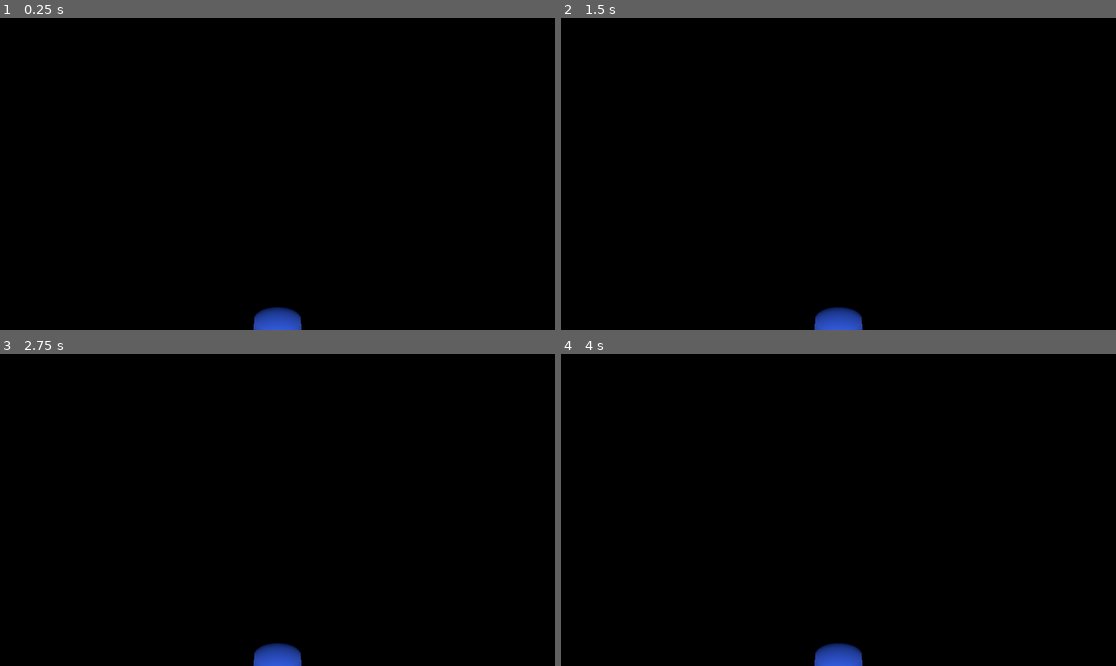
Above: before the commit, frames 1-4 (two rows, left to right).
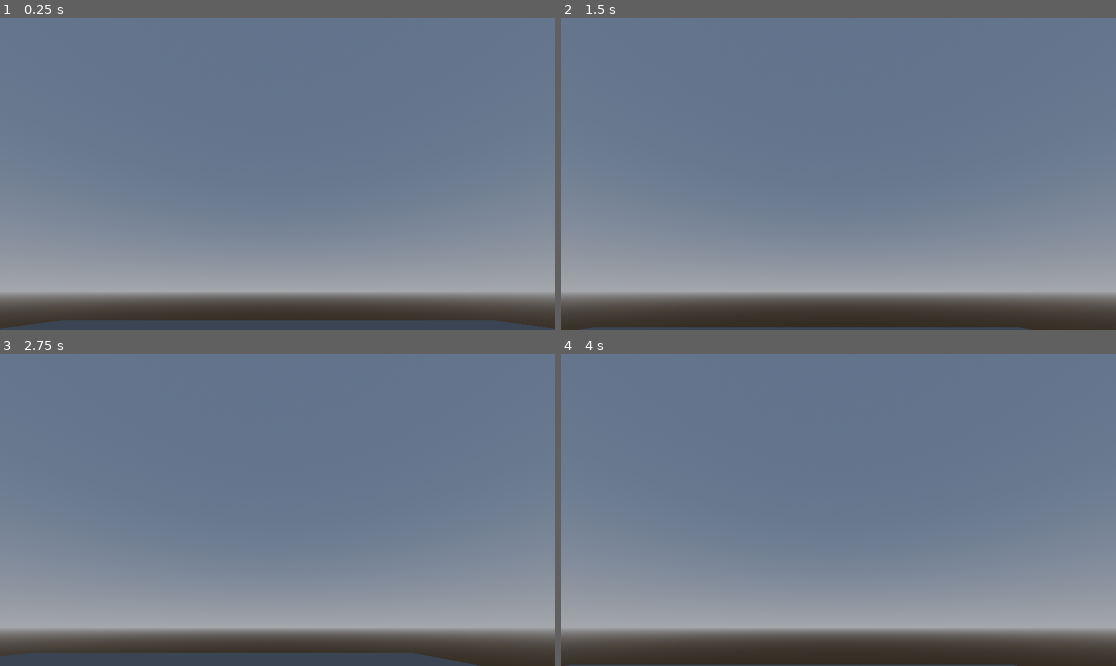
Above: after the commit, the same moments.

Repository: BigBang1010101010/game12
Game: Godot game, scene res://scenes/main.tscn
Two runs of this game, one before a commit and one after it. Both use one fixed random seed, a clock stepped at 60 frames per second and the inputs below.
Inputs:
- Up to frame 1 (0.25 s): no input
- Up to frame 2 (1.5 s): tap Enter at 0.5 s; hold D (move_right) 0.53-1.28 s; tap Space (jump) at 0.77, 1.25 s; hold S (move_back) from 1.28 s (still down)
- Up to frame 3 (2.75 s): tap Space (jump) at 1.52 s; tap Enter at 2 s; release S (move_back) at 2.03 s; hold D (move_right) from 2.03 s (still down)
- Up to frame 4 (4 s): tap Space (jump) at 2.75, 3.02, 3.77 s; release D (move_right) at 2.78 s; hold W (move_forward) 2.78-3.53 s; tap Enter at 3.5 s; hold A (move_left) from 3.53 s (still down)

The runs differ from the first frame. In frame 1, 100% of the frame differs, in the area x 0-100%, y 0-100%; in frame 2, 100%; in frame 3, 100%; in frame 4, 100%.

Commit message:
Fix black sky and camera framing in main scene
The WorldEnvironment's Sky sub-resource had no sky_material, so an
empty Sky renders pure black instead of a default gradient — this
killed both the visible background and the BG-sourced ambient light.
Assign a ProceduralSkyMaterial to fix it.

Also increase the CameraRig's Camera3D pitch from -15 to -30 degrees:
at the (0, 2, 4) rig offset, -15 degrees aimed the camera's forward
ray at roughly the top of the player's head, pushing the floor and
most of the character out of frame. -30 degrees centers the player
and brings the floor into view.

Diff:
--- a/scenes/main.tscn
+++ b/scenes/main.tscn
@@ -8,7 +8,10 @@
 [sub_resource type="BoxShape3D" id="BoxShape3D_1"]
 size = Vector3(50, 0.2, 50)
 
+[sub_resource type="ProceduralSkyMaterial" id="ProceduralSkyMaterial_1"]
+
 [sub_resource type="Sky" id="Sky_1"]
+sky_material = SubResource("ProceduralSkyMaterial_1")
 
 [sub_resource type="Environment" id="Environment_1"]
 background_mode = 2
@@ -58,5 +61,5 @@
 transform = Transform3D(1, 0, 0, 0, 1, 0, 0, 0, 1, 0, 2, 4)
 
 [node name="Camera3D" type="Camera3D" parent="Player/CameraRig"]
-transform = Transform3D(1, 0, 0, 0, 0.9659258, -0.258819, 0, 0.258819, 0.9659258, 0, 0, 0)
+transform = Transform3D(1, 0, 0, 0, 0.8660254, -0.5, 0, 0.5, 0.8660254, 0, 0, 0)
 current = true
Not shown: 1 places in scenes/main.tscn that only renumber resources
